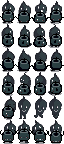
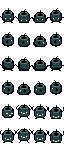
Layered file, before and after one edit (64×144). Changes by layer:
added layer "Layer 6" above "Layer 5" over <box>16,104,64,119</box>
painted on "Layer 5" over <box>4,128,62,143</box>
removed layer "Layer 9" over <box>5,137,59,142</box>
removed layer "Layer 4" over <box>4,128,62,143</box>
hid "Layer 1" over <box>1,0,62,144</box>
